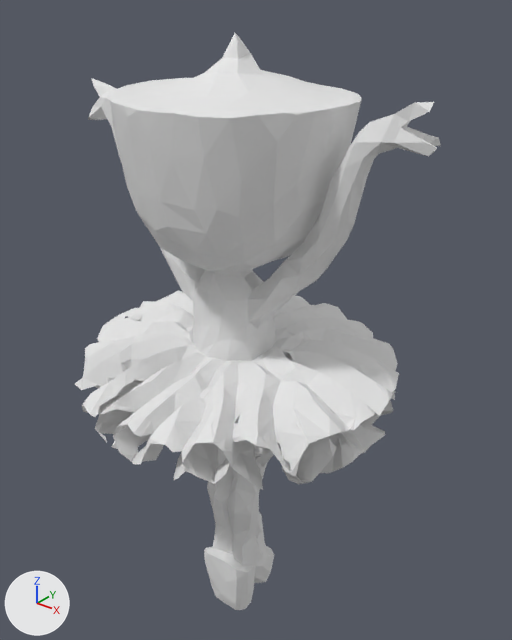
Renders of the glTF model roblox/StealABrainrot/BrainrotModels/BallerinaCappuccina.glb from each side of a commit.
The view is the same before and after, from a 50 mm lens placed at (0.652, -0.758, 0.567), pointed at (0.007, 0.048, 0.067). The lights are fixed; the arrows at lower left show +X, +Y and +Z. The picture after the commit comes second. Vertices at exactly the same position are counted once.

Objects in the first picture: 'geometry_0'.
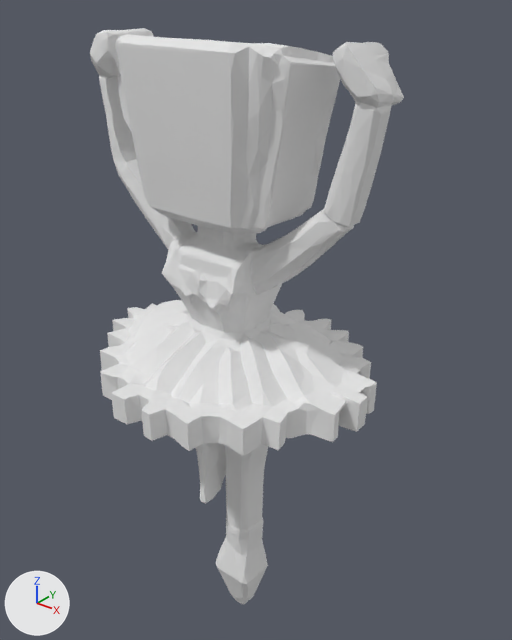
The change, as a list of edits to the scene's bpy script:
```text
Change me_geometry_0:
    used by ob_geometry_0; location = (0.0, 0.0, 0.0)
    remove me_geometry_0.from_pydata(...)  # 2753 vertices, 6000 faces; spans x -0.307..0.307, y -0.242..0.242, z -0.5..0.5
    add me_geometry_0.from_pydata(...)  # 2998 vertices, 6000 faces; spans x -0.246..0.246, y -0.207..0.207, z -0.5..0.5
    me_geometry_0 part 1: the loose piece of 2747 vertices spanning x -0.307..0.307, y -0.242..0.242, z -0.5..0.5 is rebuilt with 2998 vertices and now spans x -0.246..0.246, y -0.207..0.207, z -0.5..0.5
    other edits to the shape of me_geometry_0 do not show in these pictures
```

What differs and where, as boxes [x1, y1, x2, y2] in the pictures (512 x 640 px):
'geometry_0', reshaped (14% narrower)
    before: [75, 33, 441, 610]
    after: [90, 28, 404, 605]
